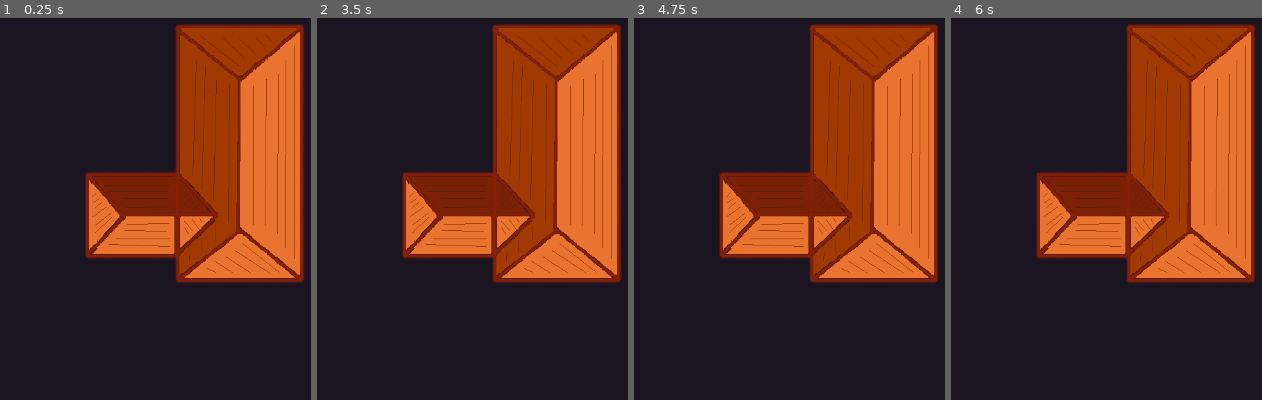
Above: before the commit, frames 1-4 (left to right).
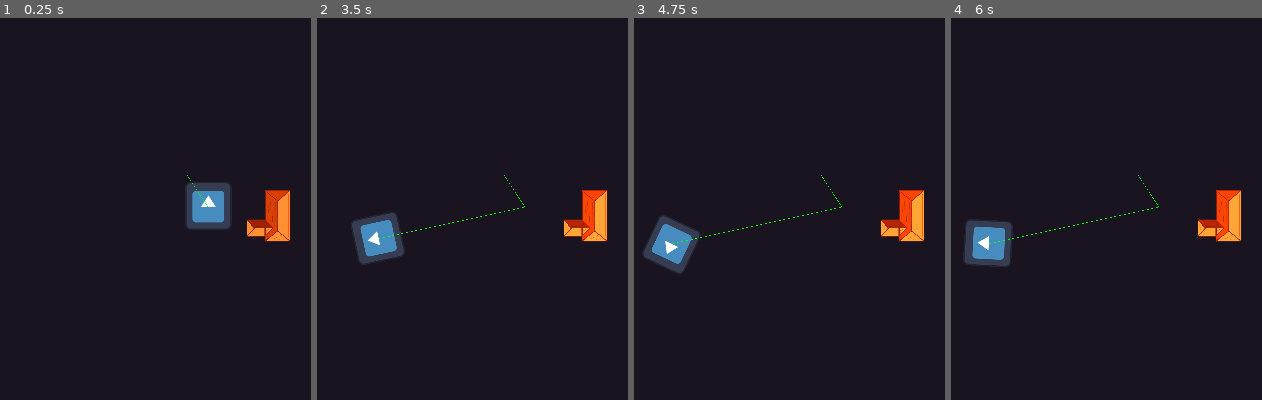
Above: after the commit, the same moments.

Repository: SpyrexDE/BzzBzz
Game: Godot game, scene res://levels/testlvl1.tscn
The game is run twice, just before and just after one commit, with the same random seed, the same clock (stepped at 60 frames per second) and the same inputs. The engine's default icon, where the game draws it, is replaced by a stand-in: a white triangle on a blue panel in a dark square.
Inputs:
- Up to frame 1 (0.25 s): no input
- Up to frame 2 (3.5 s): hold D (steer_right) 0.53-1.28 s; tap Space (interact) every 0.75 s from 0.6 to 2.85 s; hold A (steer_left) 1.28-2.03 s; hold D (steer_right) 2.03-2.78 s; hold W (go_forward) from 2.78 s (still down)
- Up to frame 3 (4.75 s): release W (go_forward) at 3.53 s; hold A (steer_left) from 3.53 s (still down); tap Space (interact) at 3.6, 4.35 s
- Up to frame 4 (6 s): tap Enter at 5 s; tap Space (interact) at 5.1, 5.75, 5.85 s; release A (steer_left) at 5.78 s; hold D (steer_right) from 5.78 s (still down)

The runs differ from the first frame. In frame 1, 34% of the frame differs, in the area x 27-98%, y 1-70%; in frame 2, 36%; in frame 3, 36%, in the area x 2-98%, y 1-70%; in frame 4, 36%.
Error before the commit: Invalid access to property or key 'position' on a base object of type 'null instance'. (res://props/connector/connector.gd:36)

Commit message:
Fix id in robot

Diff:
--- a/robot/robot.tscn
+++ b/robot/robot.tscn
@@ -16,7 +16,7 @@
 [node name="Sprite" type="Sprite2D" parent="."]
 position = Vector2(3, -8.5)
 scale = Vector2(2.61017, 2.70909)
-texture = ExtResource("2_l0wuv")
+texture = ExtResource("2_y6hw3")
 
 [node name="CollisionShape" type="CollisionShape2D" parent="."]
 shape = SubResource("CircleShape2D_o10pc")
